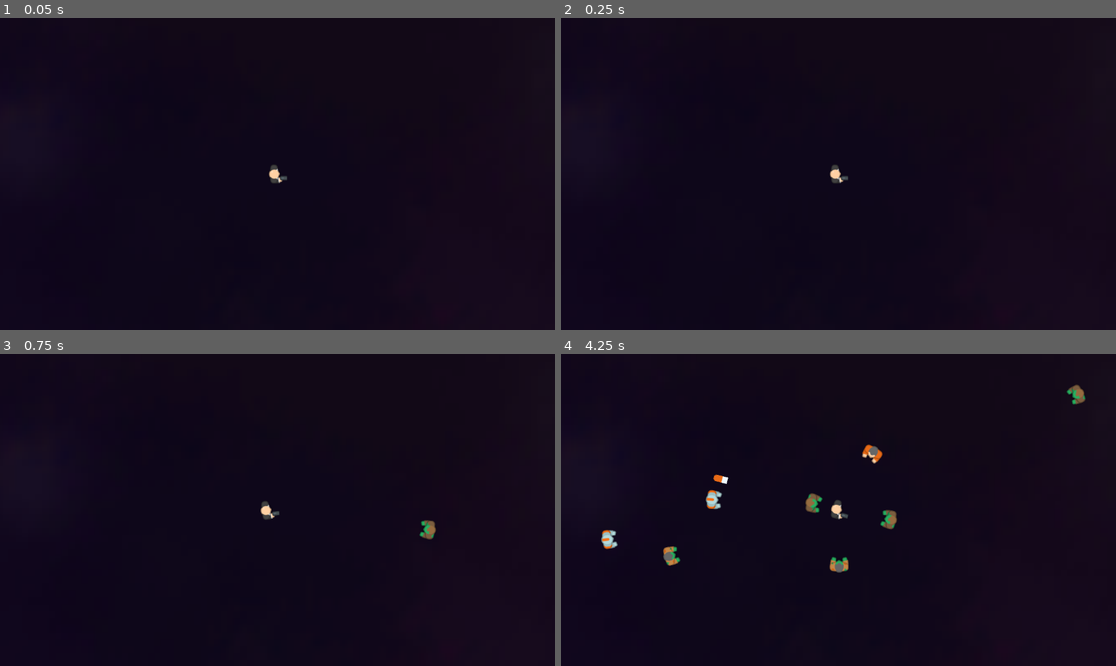
Above: before the commit, frames 1-4 (two rows, left to right).
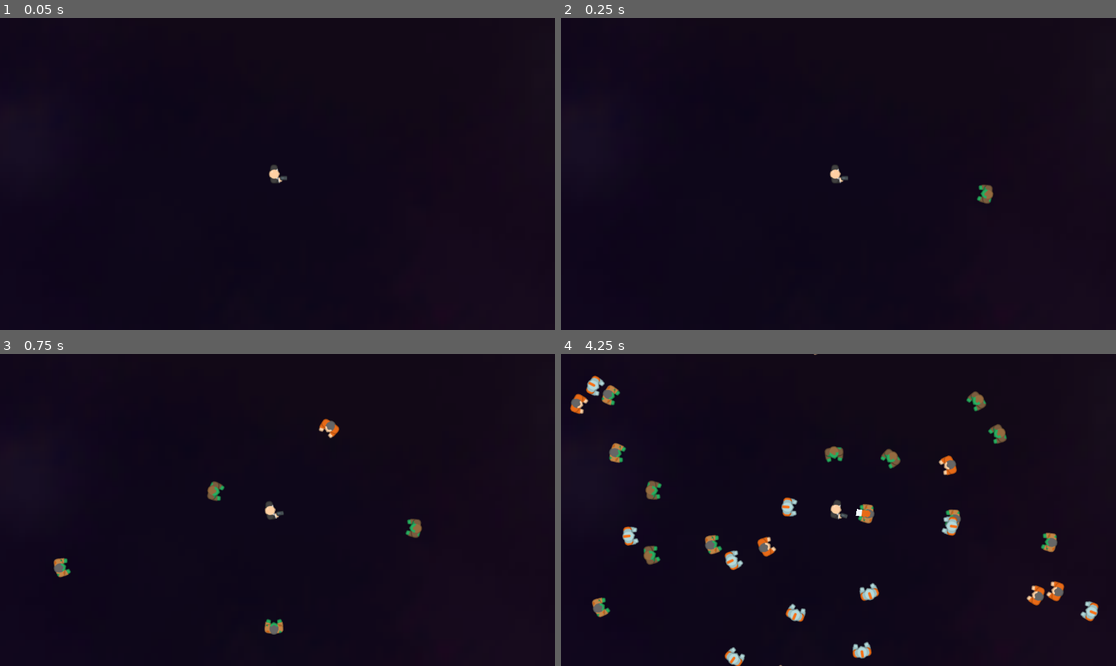
Above: after the commit, the same moments.

Repository: PrinceEvince/vampire-survivors-clone
Game: Godot game, scene res://scenes/root.tscn
The game is run twice, just before and just after one commit, with the same random seed, the same clock (stepped at 60 frames per second) and the same inputs.
Inputs (mouse positions are in pixels of both pictures, inside the frame that each line leads up to):
- Up to frame 1 (0.05 s): no input
- Up to frame 2 (0.25 s): no input
- Up to frame 3 (0.75 s): move the mouse to (399, 494) at 0.52 s; tap A (a) at 0.6 s
- Up to frame 4 (4.25 s): tap D (d) at 0.8, 1.35, 3.8 s; move the mouse to (727, 525) at 1.27 s; tap S (s) at 1.55, 2.1 s; move the mouse to (894, 441) at 2.02 s; tap W (w) at 2.3, 2.85 s; move the mouse to (810, 572) at 2.77 s; tap A (a) at 3.05, 3.6 s; move the mouse to (1005, 556) at 3.52 s

Frame 1 is identical in both runs. In frame 2, 0.1% of the frame differs, in the area x 74-78%, y 53-60%; in frame 3, 1.0%; in frame 4, 5.1%, in the area x 1-97%, y 0-100%.

Commit message:
gun is successfully implemented YIPPEE!!!

Diff:
--- a/scenes/bullet.tscn
+++ b/scenes/bullet.tscn
@@ -4,16 +4,16 @@
 [ext_resource type="Texture2D" uid="uid://damfjf88i70kh" path="res://assets/imgs/bulletRedSilver.png" id="1_v7oki"]
 [ext_resource type="AudioStream" uid="uid://1efgll204jks" path="res://audio/bullet_hit.ogg" id="3_t4vbm"]
 
-[sub_resource type="RectangleShape2D" id="RectangleShape2D_l5glv"]
-size = Vector2(28, 14)
+[sub_resource type="CapsuleShape2D" id="CapsuleShape2D_l5glv"]
+radius = 6.0
+height = 28.0
 
-[node name="Bullet" type="Node2D"]
+[node name="Bullet" type="Area2D"]
 script = ExtResource("1_l5glv")
 
-[node name="Area2D" type="Area2D" parent="."]
-
-[node name="CollisionShape2D" type="CollisionShape2D" parent="Area2D"]
-shape = SubResource("RectangleShape2D_l5glv")
+[node name="CollisionShape2D" type="CollisionShape2D" parent="."]
+rotation = 1.5708
+shape = SubResource("CapsuleShape2D_l5glv")
 
 [node name="BulletSprite" type="Sprite2D" parent="."]
 rotation = 1.5708
@@ -23,3 +23,5 @@
 unique_name_in_owner = true
 stream = ExtResource("3_t4vbm")
 volume_db = -0.937
+
+[connection signal="body_entered" from="." to="." method="_on_body_entered"]
--- a/scenes/enemy.tscn
+++ b/scenes/enemy.tscn
@@ -3,21 +3,21 @@
 [ext_resource type="Script" uid="uid://bkrndwpfimsd5" path="res://scripts/enemy.gd" id="1_md0e3"]
 [ext_resource type="Texture2D" uid="uid://bk8dfn8h6gcct" path="res://assets/imgs/enemy.png" id="2_md0e3"]
 
-[sub_resource type="RectangleShape2D" id="RectangleShape2D_5uy6h"]
-size = Vector2(25, 31)
+[sub_resource type="CapsuleShape2D" id="CapsuleShape2D_md0e3"]
+radius = 5.99926
+height = 17.9978
 
-[node name="Enemy" type="Node2D" groups=["Enemy"]]
+[node name="Enemy" type="CharacterBody2D" groups=["Enemy"]]
 script = ExtResource("1_md0e3")
 
-[node name="StaticBody2D" type="StaticBody2D" parent="." groups=["Enemy"]]
-
-[node name="Sprite2D" type="Sprite2D" parent="StaticBody2D"]
+[node name="Sprite2D" type="Sprite2D" parent="."]
 unique_name_in_owner = true
 position = Vector2(9.53674e-07, -1.90735e-06)
 scale = Vector2(0.878049, 0.8)
 texture = ExtResource("2_md0e3")
 hframes = 4
 
-[node name="CollisionShape2D" type="CollisionShape2D" parent="StaticBody2D"]
-position = Vector2(0.5, 0.5)
-shape = SubResource("RectangleShape2D_5uy6h")
+[node name="CollisionShape2D" type="CollisionShape2D" parent="."]
+position = Vector2(-2, 0)
+rotation = 1.55509
+shape = SubResource("CapsuleShape2D_md0e3")
--- a/scenes/player.tscn
+++ b/scenes/player.tscn
@@ -4,10 +4,13 @@
 [ext_resource type="PackedScene" uid="uid://dmtnjvf3mtg6r" path="res://scenes/gun.tscn" id="3_dqkch"]
 [ext_resource type="Texture2D" uid="uid://bf0s1h2tkn1g8" path="res://assets/imgs/char.png" id="3_qhqgy"]
 
-[sub_resource type="RectangleShape2D" id="RectangleShape2D_g2els"]
-size = Vector2(34, 36)
+[sub_resource type="CapsuleShape2D" id="CapsuleShape2D_qhqgy"]
+radius = 7.0
+height = 28.0
 
 [node name="Player" type="CharacterBody2D"]
+collision_layer = 2
+collision_mask = 4
 script = ExtResource("1_g2els")
 
 [node name="Camera2D" type="Camera2D" parent="."]
@@ -22,8 +25,8 @@
 vframes = 2
 
 [node name="CollisionShape2D" type="CollisionShape2D" parent="."]
-position = Vector2(1, -1)
-shape = SubResource("RectangleShape2D_g2els")
+position = Vector2(-6, 1)
+shape = SubResource("CapsuleShape2D_qhqgy")
 
 [node name="Marker2D" type="Marker2D" parent="."]
 
--- a/scripts/GlobalData.gd
+++ b/scripts/GlobalData.gd
@@ -1,5 +1,5 @@
 extends Node
 
-var game
-var player
-var enemies = []
+var game: Node2D
+var player: CharacterBody2D
+var auto_aim: bool
--- a/scripts/bullet.gd
+++ b/scripts/bullet.gd
@@ -1,20 +1,32 @@
-extends Node2D
+extends Area2D
 
 var speed = 900
-var lifespan = 3
+var lifespan = 2
 var direction = Vector2.ZERO # gun node will overwrite this after the instantiation line
 var lifespan_timer = 0.0
 var bruh = 0
+var damage
+var pierce
+var pierce_counter = 0
 
 func _ready():
 	global_position = GlobalData.player.global_position
-
-
 
 func _physics_process(delta):
 	look_at(global_position + direction)
 	lifespan_timer += delta
 	if lifespan_timer >= lifespan:
-		queue_free()
+		die()
+
 	else:
 		global_position += (direction * speed) * delta
+
+func _on_body_entered(body):
+	if body.is_in_group("enemies"):
+		body.take_damage(damage)
+		pierce_counter += 1
+		if pierce_counter == pierce:
+			die()
+
+func die():
+	queue_free()
--- a/scripts/enemy.gd
+++ b/scripts/enemy.gd
@@ -1,9 +1,10 @@
-extends Node2D  # Or the type of node you're working with
+extends CharacterBody2D  # Or the type of node you're working with
 
 var SPEED = 50
+var HEALTH = 15
 
 func _ready():
-	GlobalData.enemies.append(self)
+	add_to_group("enemies")
 	global_position = Vector2( # randomize where the enemy spawns
 		randf_range(0, 1200),  # change later to only spawn offscreen
 		randf_range(0, 700)
@@ -11,7 +12,16 @@
 
 	%Sprite2D.frame = randi_range(1,4)
 
-func _process(delta):
+func _physics_process(delta):
 	var direction = (GlobalData.player.global_position - global_position).normalized() # normalized() removes the distance part and just turns it into directions
-	global_position += direction * SPEED * delta
-	rotation = direction.angle()
+	velocity = direction * SPEED
+	rotation = velocity.angle()
+	move_and_slide()
+
+func take_damage(amt):
+	HEALTH -= amt
+	if HEALTH <= 0:
+		die()
+
+func die():
+	queue_free()
--- a/scripts/game.gd
+++ b/scripts/game.gd
@@ -1,5 +1,5 @@
 extends Node2D
-var enemy_spawn_frequency = 0.5 # in seconds
+var enemy_spawn_frequency = 0.1 # in seconds
 var spawn_timer = 0
 @export var enemy_scene: PackedScene = preload("res://scenes/enemy.tscn")
 var enemies = []
@@ -16,4 +16,3 @@
 	spawn_timer = 0
 	var enemy = enemy_scene.instantiate()
 	add_child(enemy)
-	enemies.append(enemy)
--- a/scripts/gun.gd
+++ b/scripts/gun.gd
@@ -3,7 +3,9 @@
 const BULLET = preload("res://scenes/bullet.tscn")
 
 const SFX_CONTROLLER = preload("res://scenes/sfx_controller.tscn")
-var firerate = 1
+var firerate = 0.3
+var pierce = 1
+var damage = 5
 var cooldown_timer = 0
 var bullet_direction = Vector2(1,0)
 
@@ -16,22 +18,29 @@
 func shoot():
 	print("BOOM!")
 	var closest_enemy = get_closest_enemy()
-	bullet_direction = (closest_enemy.global_position - global_position).normalized()
-	var bullet = BULLET.instantiate()
-	bullet.direction = bullet_direction
-	GlobalData.game.add_child(bullet) # add the bullet to the game.....
-									   # this looks strange but you want the bullet to be
-									   # part of the game so it does not belong to the player
-									   # because when the player moves the bullets would move
-									   # which would be bad! you silly goose, you!!!!!!!!!!
-
+	if closest_enemy == null:
+		pass
+	else:
+		bullet_direction = (closest_enemy.global_position - global_position).normalized()
+		var bullet = BULLET.instantiate()
+		bullet.damage = damage
+		bullet.pierce = pierce
+		bullet.direction = bullet_direction
+		GlobalData.game.add_child(bullet) # add the bullet to the game.....
+										   # this looks strange but you want the bullet to be
+										   # part of the game so it does not belong to the player
+										   # because when the player moves the bullets would move
+										   # which would be bad! you silly goose, you!!!!!!!!!!
 
 func get_closest_enemy():
-	var closest_enemy_distance = INF
-	var closest_enemy_reference = Node2D
-	for enemy in GlobalData.enemies:
-		var distance = global_position.distance_to(enemy.global_position)
-		if distance < closest_enemy_distance:
-			closest_enemy_distance = distance
-			closest_enemy_reference = enemy
-	return closest_enemy_reference
+	if len(get_tree().get_nodes_in_group("enemies")) == 0:
+		return null
+	else:
+		var closest_enemy_distance = INF
+		var closest_enemy_reference = Node2D
+		for enemy in get_tree().get_nodes_in_group("enemies"):
+			var distance = global_position.distance_to(enemy.global_position)
+			if distance < closest_enemy_distance:
+				closest_enemy_distance = distance
+				closest_enemy_reference = enemy
+		return closest_enemy_reference
--- a/scripts/player.gd
+++ b/scripts/player.gd
@@ -1,6 +1,6 @@
 extends CharacterBody2D
 
-@export var speed = 400
+@export var speed = 200
 @onready var camera = $Camera2D  # Assuming the Camera2D node is a child of the player
 var previous_global_position = global_position
 var mouse_position
